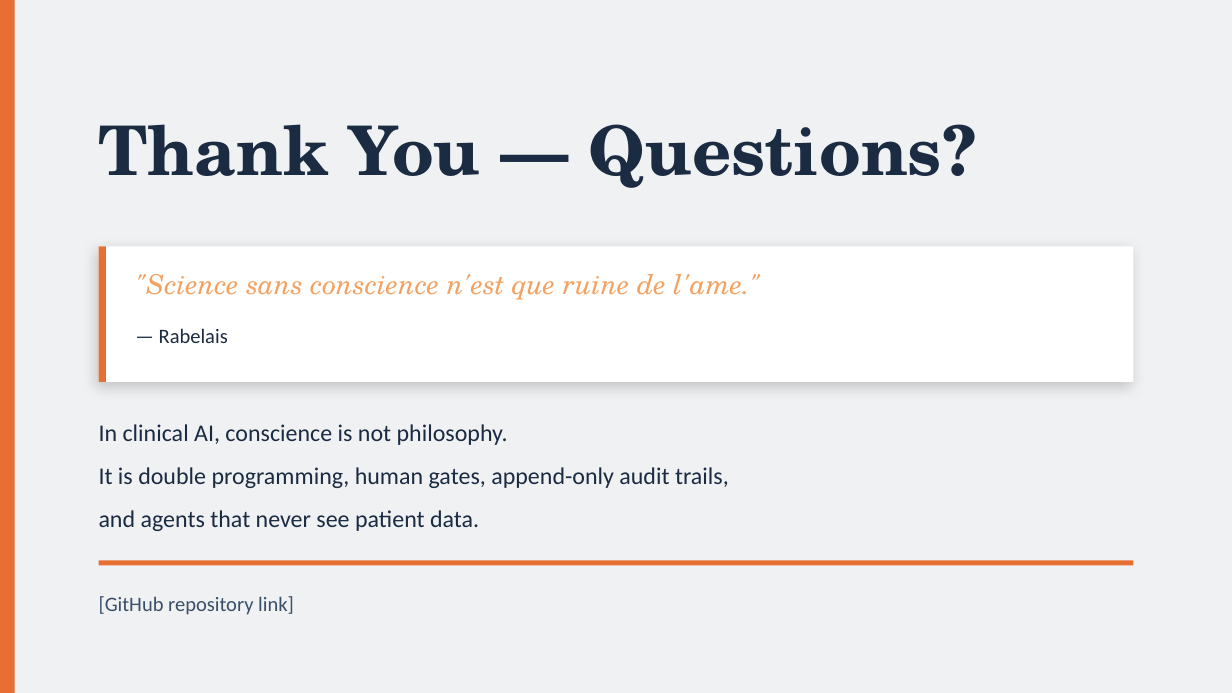
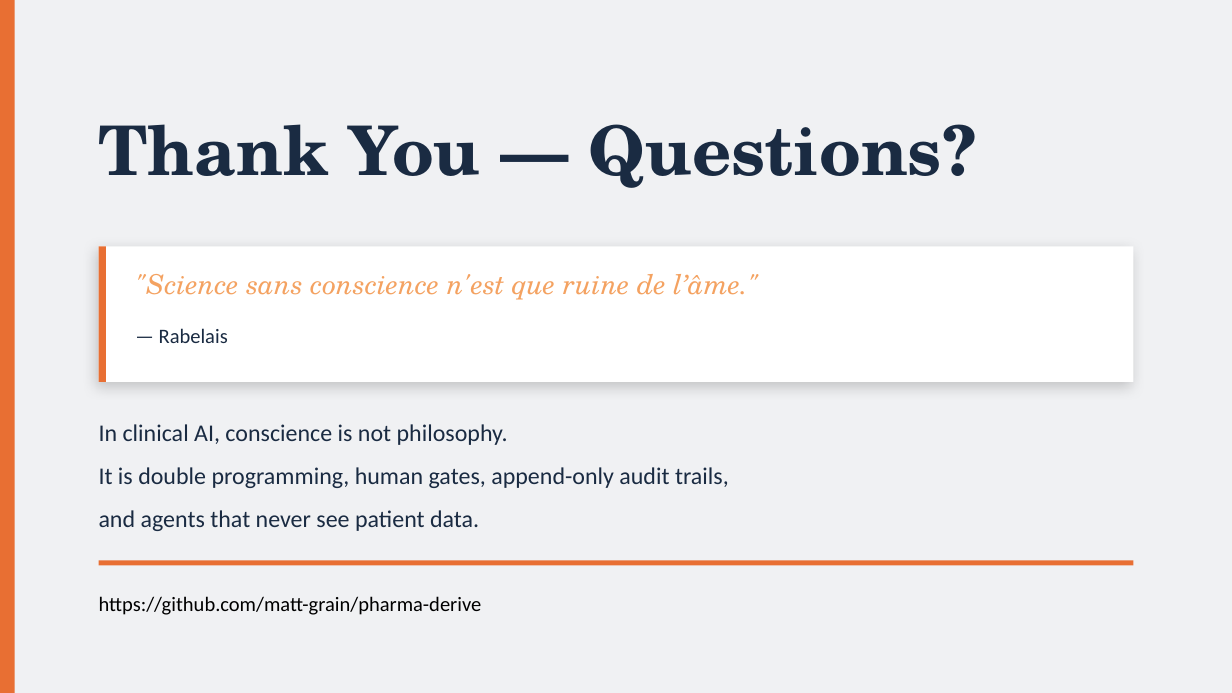
Before and after one commit to matt-grain/pharma-derive, a slide deck: slide 7 of presentation/CDDE_Presentation.pptx (slide 19 before the commit). Drawn at 1232x693 pixels with LibreOffice and Linux fonts; fonts in the diff are those of the drawing. Boxes give left, top, right and bottom in pixels: in the first picture for what was removed or moved away, otherwise in the second. Text is boxed around its words. In the diff, an @@ line names an element or a change of style, - is before the commit and + after.

```diff
--- a/presentation/CDDE_Presentation.pptx
+++ b/presentation/CDDE_Presentation.pptx
@@ text at (135,274,758,300): text changed @@
-"Science sans conscience n'est que ruine de l'ame."
+"Science sans conscience n'est que ruine de l’âme."
@@ text at (99,596,482,615): text changed; text colour #3A4F6A to #000000 @@
-[GitHub repository link]
+https://github.com/matt-grain/pharma-derive
```
Also in this commit, not shown: 12 other slides changed, 1 slide added, 1 other file.
